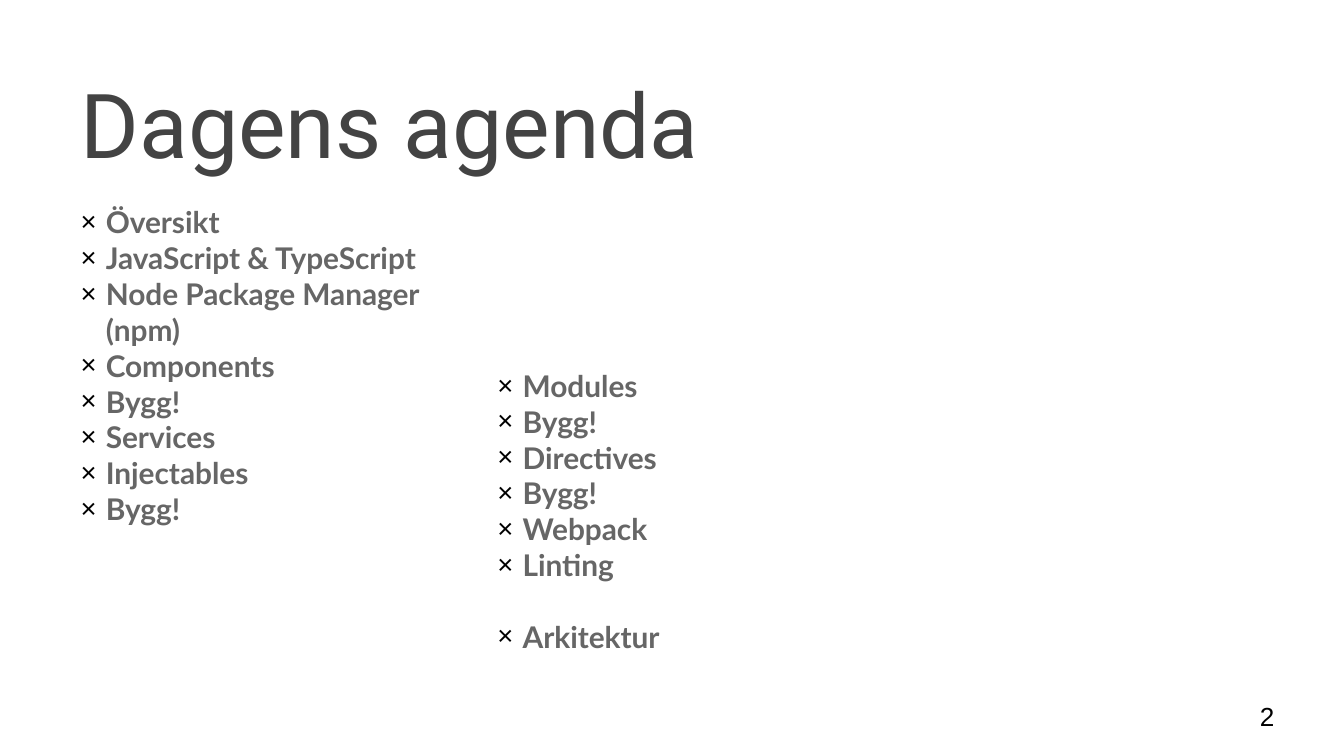
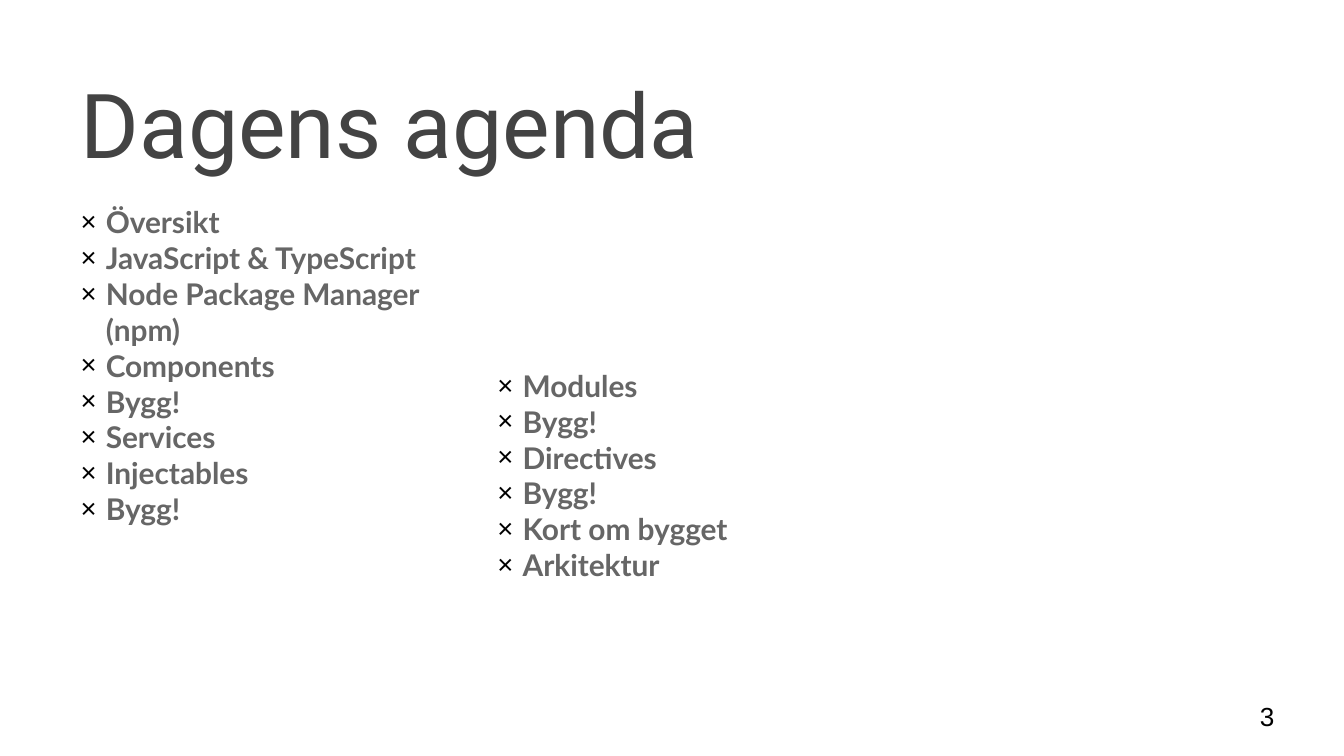
Before and after one commit to Dynabyte/angular-workshop, a slide deck: slide 3 of presentation/presentationAngular.pptx (slide 2 before the commit). Drawn at 1344x756 pixels with LibreOffice and Linux fonts; fonts in the diff are those of the drawing; background and template pictures are left out. Boxes give left, top, right and bottom in pixels: in the first picture for what was removed or moved away, otherwise in the second. Text is boxed around its words. In the diff, an @@ line names an element or a change of style, - is before the commit and + after.

```diff
--- a/presentation/presentationAngular.pptx
+++ b/presentation/presentationAngular.pptx
@@ text at bbox=[523, 518, 728, 546]: text changed @@
-× Webpack
-× Linting
+× Kort om bygget
@@ page number at bbox=[1260, 707, 1275, 727]: text changed @@
-2
+3
```
Also in this commit, not shown: 7 other slides changed, 7 slides added, 15 slides removed.
